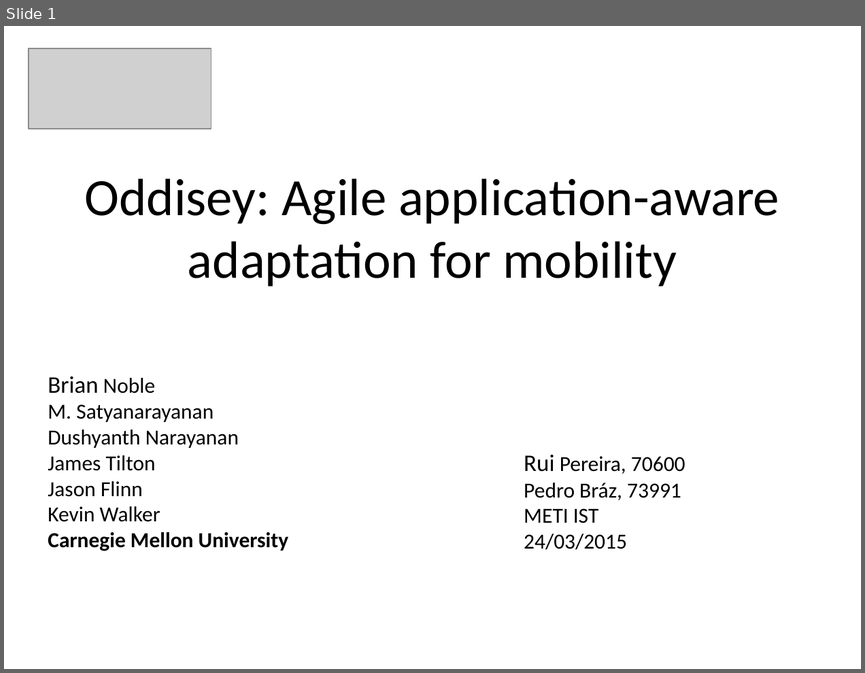
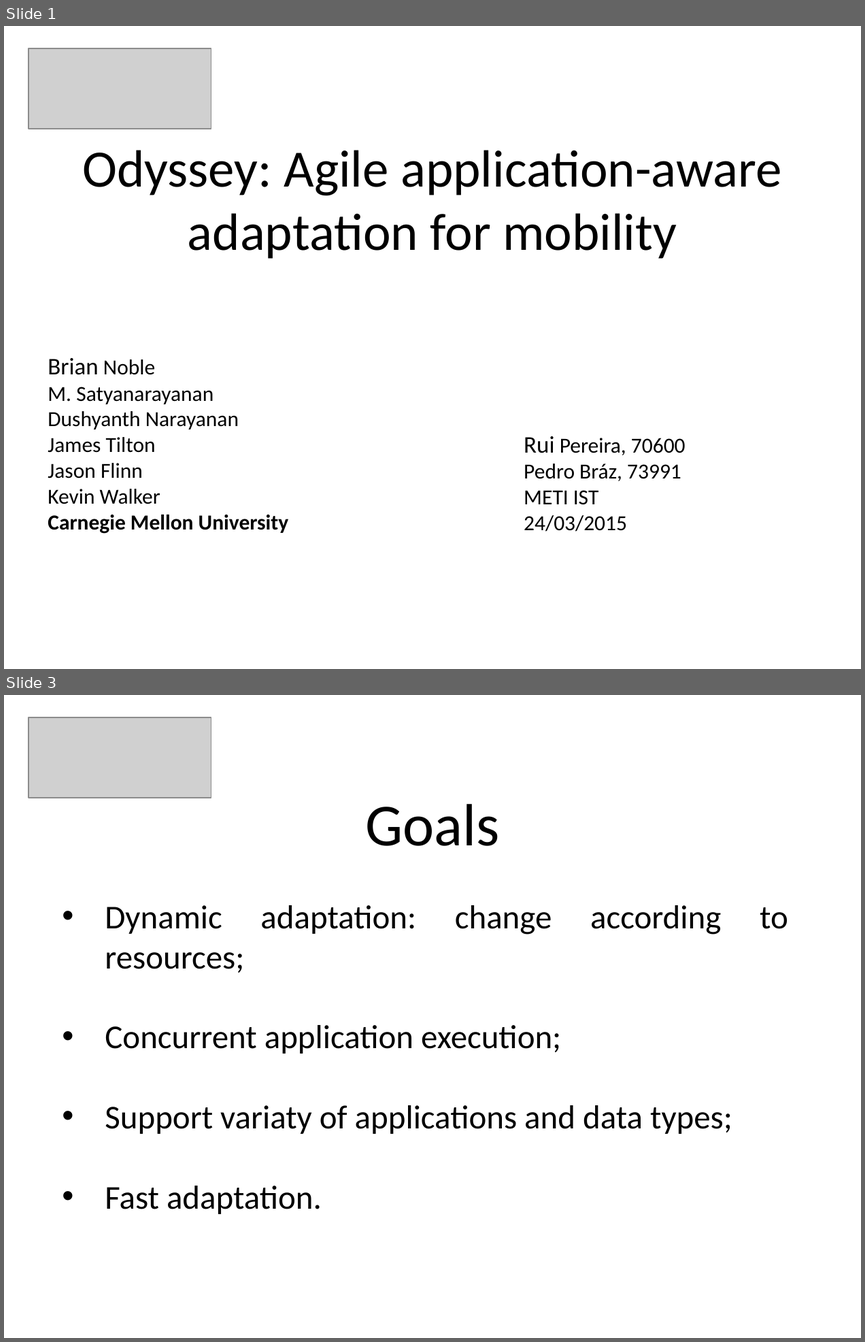
Before and after one commit to PeBraz/AirDesk, a slide deck: paper-presentation/cmov-presentation.pptx. Shown one above the other, each under a label of ours: slide 1 before the commit, slides 1 and 3 after it; the slides between them are not shown. The pictures are 865x673 and 865x1342 pixels, drawn with LibreOffice and Linux fonts; fonts in the diff are those of the drawing; grey boxes stand for pictures. Boxes give left, top, right and bottom in pixels: in the first picture for what was removed or moved away, otherwise in the second. Text is boxed around its words. In the diff, an @@ line names an element or a change of style, - is before the commit and + after.

Commit message:
goals slide

```diff
--- a/paper-presentation/cmov-presentation.pptx
+++ b/paper-presentation/cmov-presentation.pptx
@@ slide 3 added at (x1=4, y1=695, x2=861, y2=1338), background #FFFFFF @@
@@ picture added at (x1=29, y1=717, x2=211, y2=798) @@
@@ title added at (x1=365, y1=804, x2=499, y2=846), 50 pt, text #000000 @@
+Goals
@@ text added at (x1=105, y1=905, x2=732, y2=1214), 28 pt, text #000000 @@
+• Dynamic adaptation: change according to resources;
+• Concurrent application execution;
+• Support variaty of applications and data types;
+• Fast adaptation.
@@ slide 1 changed as well @@
@@ title at (x1=82, y1=150, x2=781, y2=259): text changed @@
-Oddisey: Agile application-aware adaptation for mobility
+Odyssey: Agile application-aware adaptation for mobility
@@ text "Brian Noble" moved from (x1=48, y1=376, x2=288, y2=551) to (x1=48, y1=358, x2=288, y2=533) @@
@@ text "Rui Pereira, 70600" moved from (x1=524, y1=454, x2=685, y2=550) to (x1=524, y1=436, x2=685, y2=531) @@
```
Also in this commit, not shown: 1 other slide added.
